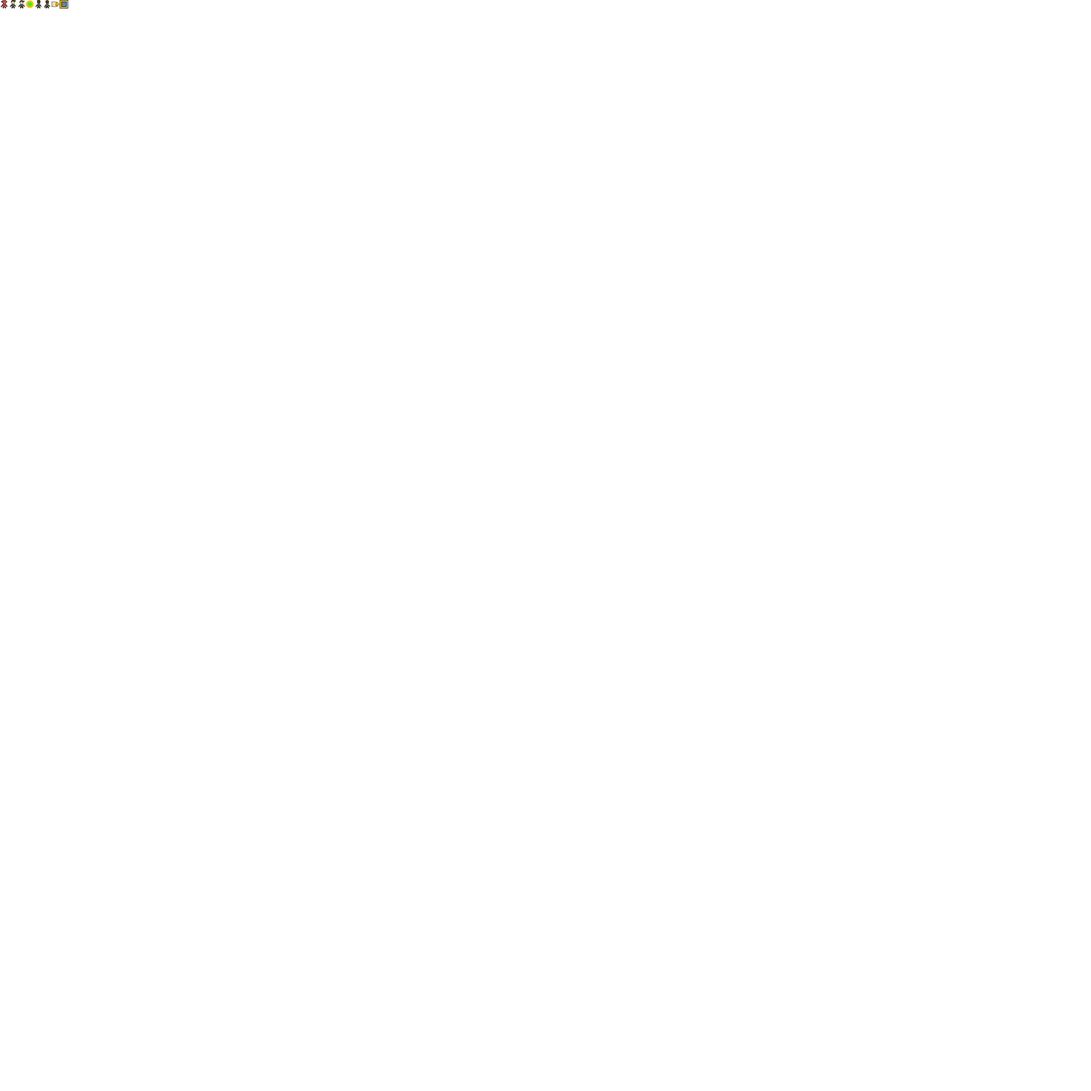
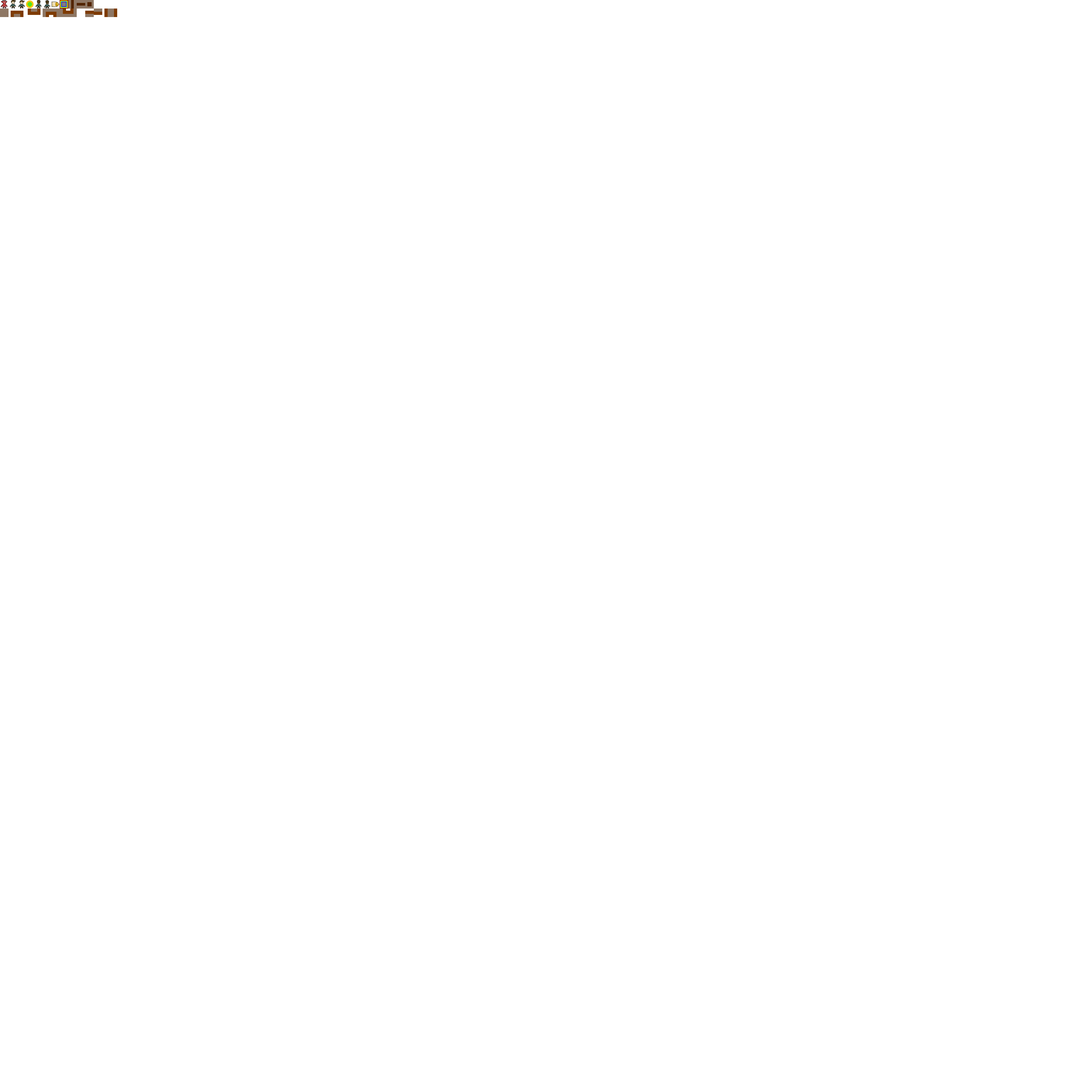
Two versions of the same layered image (1091×1091). Layer-by-layer changes:
added layer "level1" above "trapdoor" over (0, 8, 118, 18)
added layer "trapdoor" above "horizontal_door" over (85, 0, 94, 9)
added layer "horizontal_door" above "vertical_door" over (76, 0, 86, 9)
added layer "vertical_door" above "debug_tile" over (68, 0, 77, 9)
